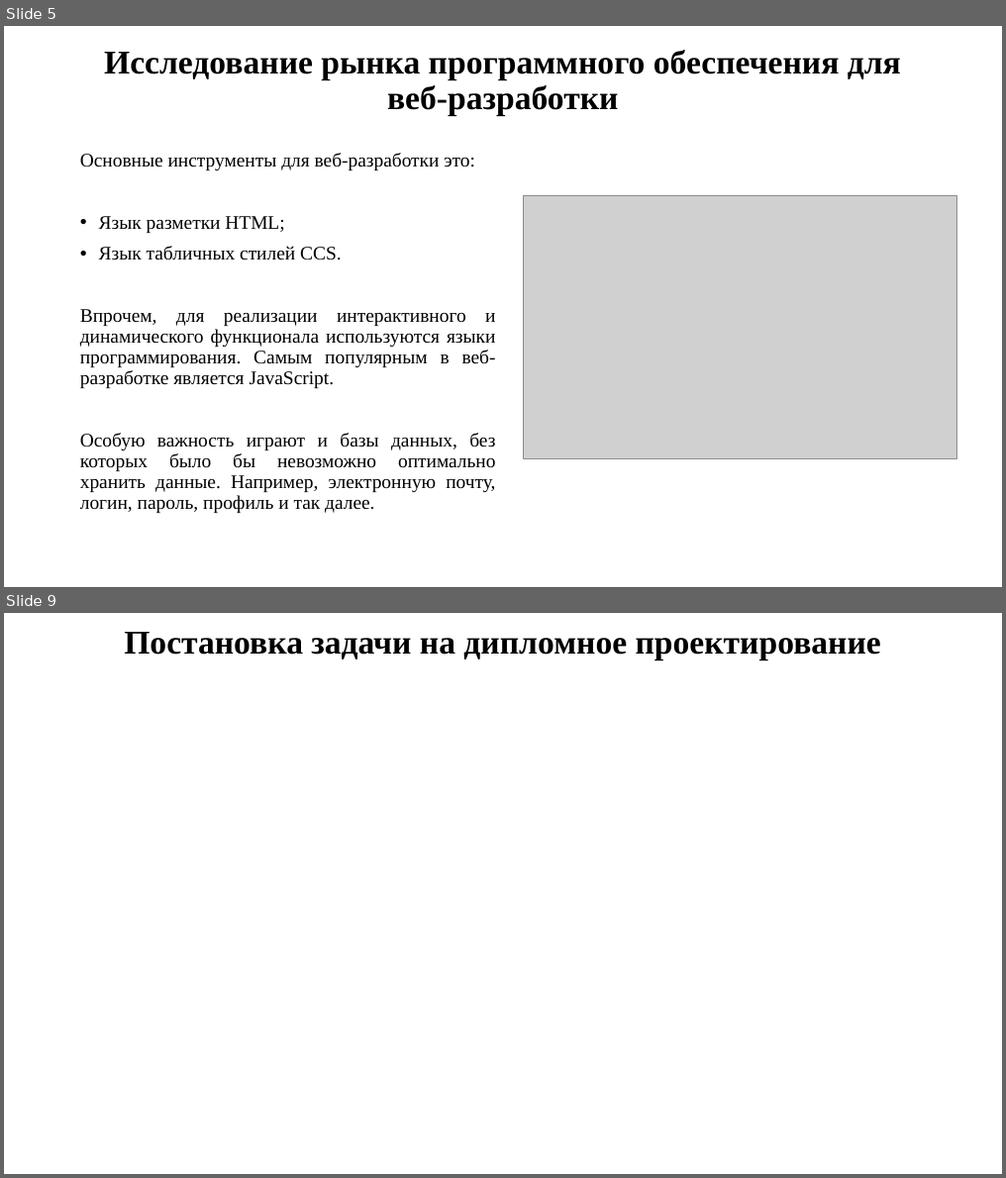
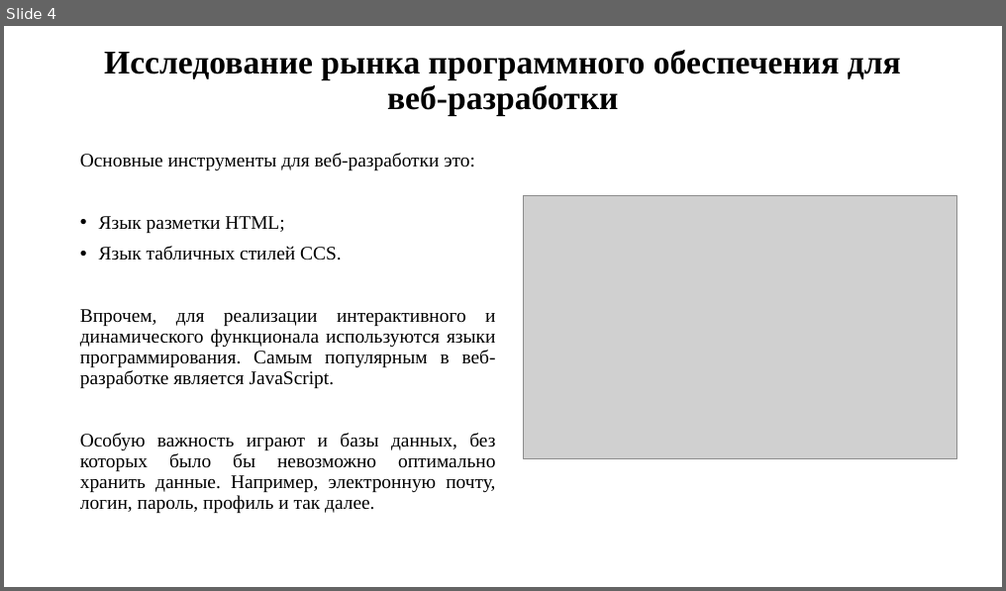
Before and after one commit to AtaevB/Commercial-Website-dev, a slide deck: презентация к диплому.pptx. Shown one above the other, each under a label of ours: slides 5 and 9 before the commit, slide 4 after it; the slides between them are not shown. The pictures are 1006x1178 and 1006x591 pixels, drawn with LibreOffice and Linux fonts; fonts in the diff are those of the drawing; grey boxes stand for pictures. Boxes give left, top, right and bottom in pixels: in the first picture for what was removed or moved away, otherwise in the second. Text is boxed around its words. In the diff, an @@ line names an element or a change of style, - is before the commit and + after.

```diff
--- a/презентация к диплому.pptx
+++ b/презентация к диплому.pptx
@@ slide 9 removed at box(4, 613, 1002, 1174), background #FFFFFF @@
@@ title removed at box(124, 632, 881, 661) @@
-Постановка задачи на дипломное проектирование
@@ what was slide 5 is now slide 4 @@
```
Also in this commit, not shown: 3 slides changed, 4 slides added, 3 other slides removed, 41 other files.
